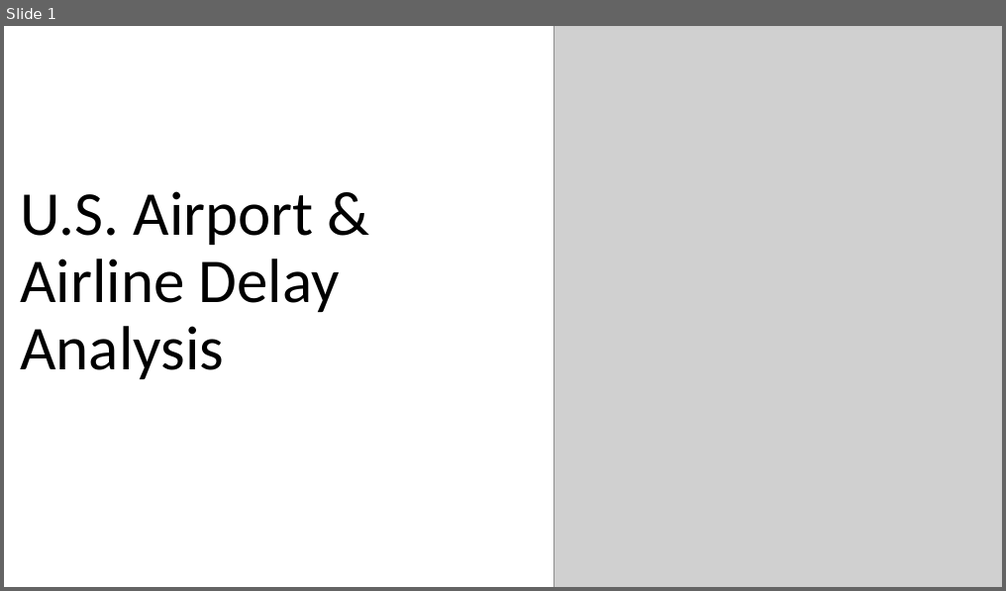
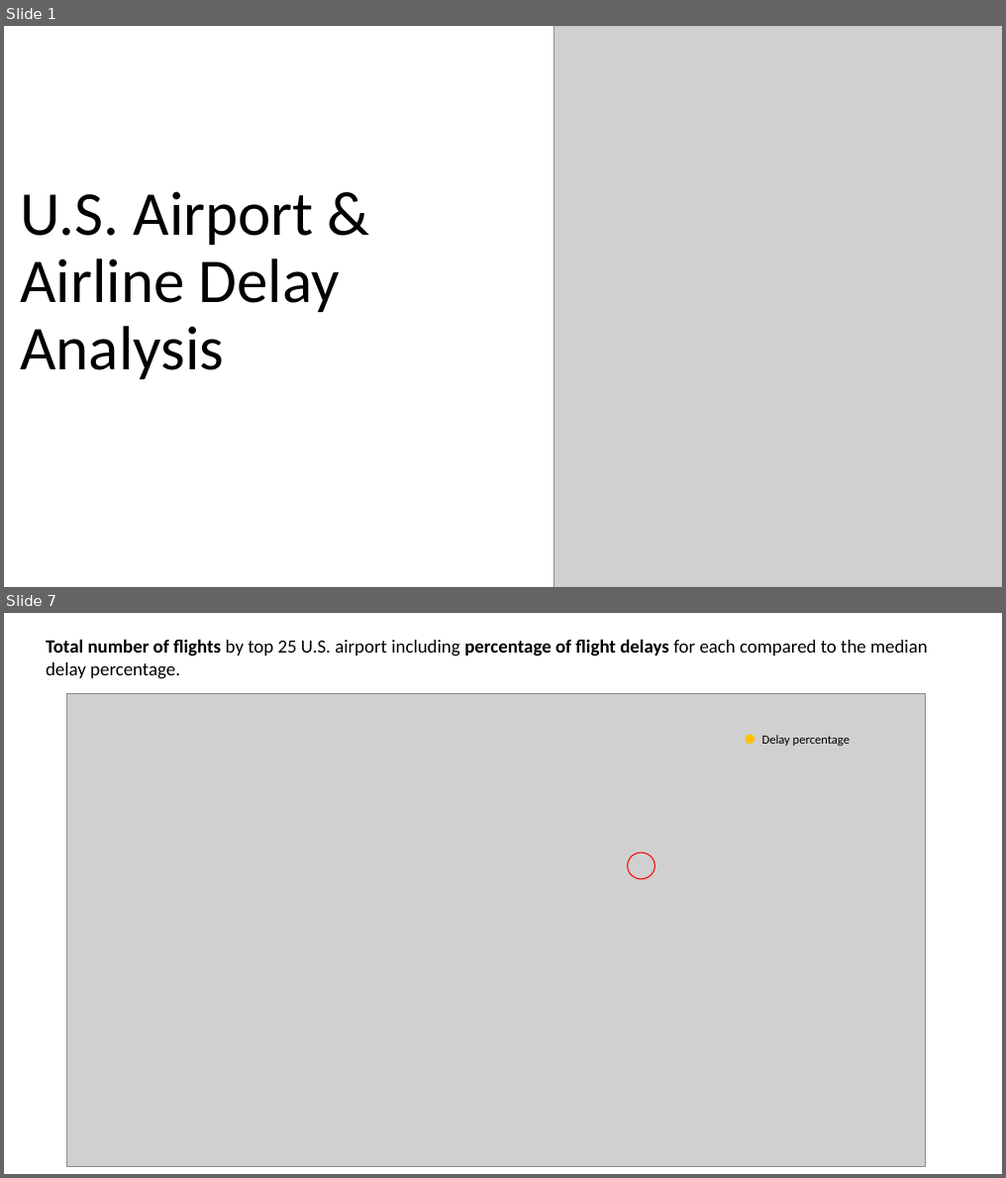
Before and after one commit to bishdj22/Project-1-FlightAnalysis, a slide deck: Project-1-AirportAirlineAnalysis-dec2019.pptx. Shown one above the other, each under a label of ours: slide 1 before the commit, slides 1 and 7 after it; the slides between them are not shown. The pictures are 1006x591 and 1006x1178 pixels, drawn with LibreOffice and Linux fonts; fonts in the diff are those of the drawing; grey boxes stand for pictures. Boxes give left, top, right and bottom in pixels: in the first picture for what was removed or moved away, otherwise in the second. Text is boxed around its words. In the diff, an @@ line names an element or a change of style, - is before the commit and + after.

```diff
--- a/Project-1-AirportAirlineAnalysis-dec2019.pptx
+++ b/Project-1-AirportAirlineAnalysis-dec2019.pptx
@@ slide 7 added at [4, 613, 1002, 1174], background #FFFFFF @@
@@ text added at [46, 639, 928, 679], 18 pt, text #000000 @@
+Total number of flights by top 25 U.S. airport including percentage of flight delays for each compared to the median delay percentage.
@@ picture added at [67, 694, 926, 1166] @@
@@ ellipse added at [746, 735, 754, 744], fill #FFC000 @@
@@ text added at [762, 735, 849, 746], 12 pt, text #000000 @@
+Delay percentage
@@ ellipse added at [628, 853, 655, 878], outline #FF0000 1 pt @@
```
Also in this commit, not shown: 2 slides changed, 3 other slides added, 1 slide removed, 5 other files.
